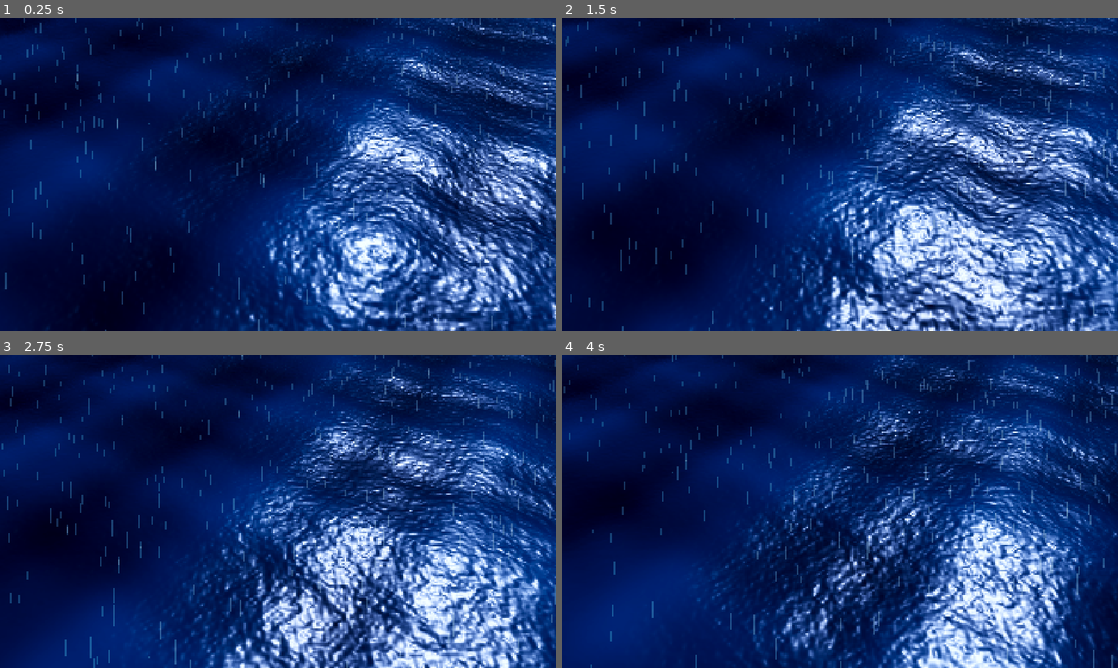
Above: before the commit, frames 1-4 (two rows, left to right).
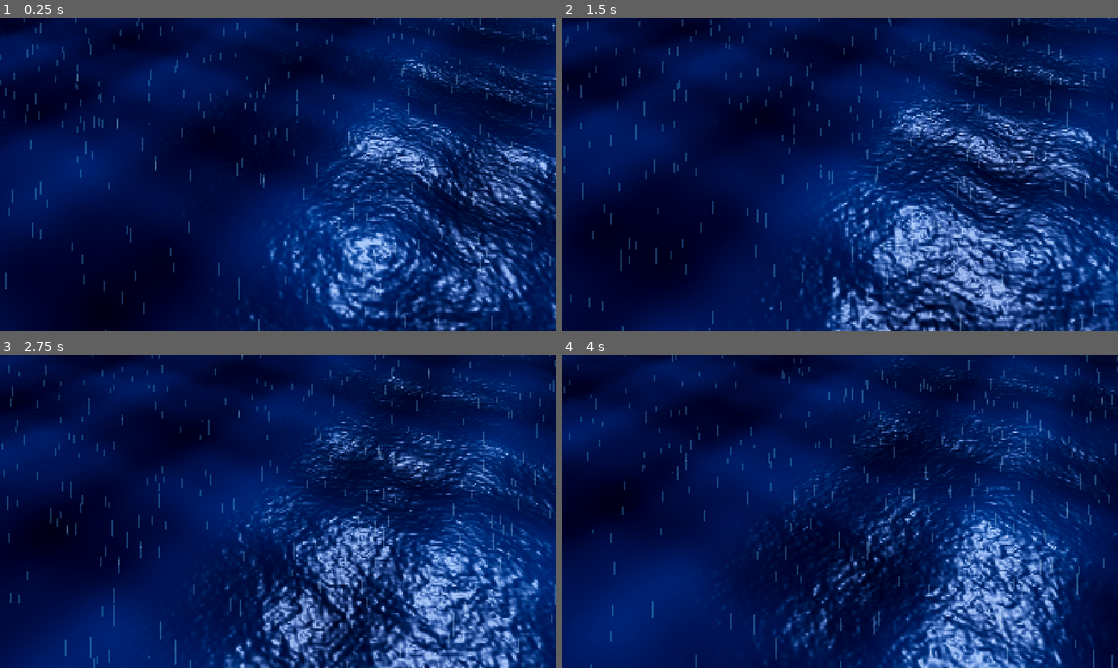
Above: after the commit, the same moments.

Repository: SilasSch/modern-ships
Game: Godot game, scene res://debug/sandbox.tscn
Two runs of this game, one before a commit and one after it. Both use one fixed random seed, a clock stepped at 60 frames per second and the inputs below. The project has no main scene, so this scene is started directly.
Inputs (mouse positions are in pixels of both pictures, inside the frame that each line leads up to):
- Up to frame 1 (0.25 s): no input
- Up to frame 2 (1.5 s): tap Enter at 0.5 s; move the mouse to (962, 158) at 0.52 s; hold D 0.53-1.25 s; hold Shift 0.53-1.25 s; click (962, 158) at 0.67 s; drag from (728, 190) to (812, 237) at 1.27 s
- Up to frame 3 (2.75 s): move the mouse to (333, 442) at 2.02 s; hold D from 2.03 s (still down); tap Ctrl at 2.1 s; click (333, 442) at 2.17 s
- Up to frame 4 (4 s): release D at 2.75 s; drag from (812, 574) to (673, 464) at 2.77 s; move the mouse to (1006, 558) at 3.52 s; hold A from 3.53 s (still down); tap Alt at 3.6 s; click (1006, 558) at 3.67 s

The runs differ from the first frame. In frame 1, 29% of the frame differs, in the area x 28-100%, y 0-100%; in frame 2, 35%; in frame 3, 35%, in the area x 26-100%, y 0-100%; in frame 4, 27%.

Commit message:
feat: player destroyer with inertia, turret, follow camera
Co-Authored-By: Claude Opus 5.5 <noreply@anthropic.com>
Claude-Session: https://claude.ai/code/session_01Vne2NQQEkUyhixftg4D17n

Diff:
--- /dev/null
+++ b/game/camera/follow_camera.gd
@@ -0,0 +1,62 @@
+class_name FollowCamera
+extends Camera3D
+## 2.5D chase camera: pitched view that trails the ship and leads toward the aim point.
+## Also projects the mouse onto the sea (y = 0) to set the ship's aim point.
+
+@export var target: PlayerShip
+@export var pitch_deg: float = 50.0
+@export var distance: float = 58.0
+@export var lead: float = 12.0
+@export var mouse_aim: bool = true
+
+var base_fov: float = 40.0
+var _focus: Vector3
+var _feel_offset := Vector3.ZERO
+var _kick: float = 0.0
+var _fov_add: float = 0.0
+var _charge_zoom: float = 0.0
+
+
+func _ready() -> void:
+	fov = base_fov
+	if target:
+		_focus = target.global_position
+
+
+func set_feel(offset: Vector3, kick: float, fov_add: float, charge_zoom: float) -> void:
+	_feel_offset = offset
+	_kick = kick
+	_fov_add = fov_add
+	_charge_zoom = charge_zoom
+
+
+func _process(delta: float) -> void:
+	if target == null:
+		return
+	if mouse_aim:
+		var hit: Variant = mouse_on_sea()
+		if hit != null:
+			target.aim_point = hit
+	var ship_pos := target.global_position
+	var to_aim := target.aim_point - ship_pos
+	to_aim.y = 0.0
+	var lead_vec := to_aim.limit_length(lead)
+	var desired := Vector3(ship_pos.x, 0.0, ship_pos.z) + lead_vec * (1.0 - _charge_zoom * 0.4)
+	_focus = _focus.lerp(desired, 1.0 - exp(-3.5 * delta))
+	var pitch := deg_to_rad(pitch_deg)
+	var dist := distance * (1.0 - _charge_zoom * 0.12) + _kick * 2.5
+	var offset := Vector3(0.0, sin(pitch), cos(pitch)) * dist
+	global_position = _focus + offset + _feel_offset
+	look_at(_focus + _feel_offset * 0.35, Vector3.UP)
+	fov = base_fov + _fov_add
+
+
+## Mouse ray hit on the plane y = 0, or null.
+func mouse_on_sea() -> Variant:
+	var mp := get_viewport().get_mouse_position()
+	var o := project_ray_origin(mp)
+	var d := project_ray_normal(mp)
+	if absf(d.y) < 0.0001:
+		return null
+	var t := -o.y / d.y
+	return o + d * t if t > 0.0 else null
--- /dev/null
+++ b/game/debug/scenarios/drive.gd
@@ -0,0 +1,30 @@
+extends RefCounted
+## Drives the player ship with simulated input to check movement, buoyancy, wake and turret.
+
+
+func run(c: Node) -> void:
+	var root: Node3D = c.get_tree().current_scene
+	(c.find("Camera") as Camera3D).queue_free()
+	var ship: PlayerShip = (load("res://ships/player_ship.tscn") as PackedScene).instantiate()
+	ship.use_device_input = false
+	root.add_child(ship)
+	var cam := FollowCamera.new()
+	cam.target = ship
+	cam.mouse_aim = false
+	root.add_child(cam)
+	cam.make_current()
+	(c.find("Weather") as Weather).follow = cam
+	ship.aim_point = Vector3(40, 0, -40)
+	ship.throttle_input = 1.0
+	await c.wait(1.5)
+	await c.shot("drive_0")
+	await c.wait(2.5)
+	await c.shot("drive_1")
+	ship.rudder_input = 1.0
+	ship.aim_point = Vector3(-60, 0, 0)
+	await c.wait(3.0)
+	await c.shot("drive_turn")
+	ship.rudder_input = 0.0
+	ship.aim_point = ship.global_position + Vector3(0, 0, 60)
+	await c.wait(2.0)
+	await c.shot("drive_aim_aft")
--- /dev/null
+++ b/game/main/input_setup.gd
@@ -0,0 +1,25 @@
+class_name InputSetup
+extends RefCounted
+## Registers the game's input actions (physical keys, layout independent).
+
+
+static func ensure() -> void:
+	_key(&"move_forward", KEY_W)
+	_key(&"move_back", KEY_S)
+	_key(&"rudder_left", KEY_A)
+	_key(&"rudder_right", KEY_D)
+	_key(&"pause", KEY_ESCAPE)
+	if not InputMap.has_action(&"fire"):
+		InputMap.add_action(&"fire")
+		var mb := InputEventMouseButton.new()
+		mb.button_index = MOUSE_BUTTON_LEFT
+		InputMap.action_add_event(&"fire", mb)
+
+
+static func _key(action: StringName, key: Key) -> void:
+	if InputMap.has_action(action):
+		return
+	InputMap.add_action(action)
+	var ev := InputEventKey.new()
+	ev.physical_keycode = key
+	InputMap.action_add_event(action, ev)
--- /dev/null
+++ b/game/ships/player_ship.gd
@@ -0,0 +1,144 @@
+class_name PlayerShip
+extends Node3D
+## The player's stealth destroyer: inertial movement, buoyancy, railgun turret, recoil.
+
+signal fired(shot: RailgunShot, origin: Vector3, dir: Vector3)
+signal misfired()
+signal damaged(amount: float)
+signal died()
+signal charge_started()
+
+const MODEL := preload("res://assets/models/destroyer.glb")
+const HIT_RADIUS := 4.0
+
+var motion := ShipMotion.new(Tuning.MAX_SPEED, Tuning.MAX_REVERSE, Tuning.ACCEL, Tuning.TURN_RATE)
+var turret := TurretAim.new()
+var railgun := RailgunState.new()
+var health := Health.new(Tuning.PLAYER_HULL)
+var aim_point: Vector3 = Vector3(0, 0, -100)
+var input_enabled: bool = true
+var use_device_input: bool = true
+var throttle_input: float = 0.0
+var rudder_input: float = 0.0
+var blockers: Array = []
+var recoil: float = 0.0
+
+var model: Node3D
+var turret_pivot: Node3D
+var railgun_mesh: Node3D
+var muzzle: Node3D
+var _ocean: Ocean
+var _railgun_rest: Vector3
+
+
+func _ready() -> void:
+	InputSetup.ensure()
+	model = MODEL.instantiate()
+	model.name = "Model"
+	add_child(model)
+	turret_pivot = model.get_node("TurretPivot")
+	railgun_mesh = model.get_node("TurretPivot/Railgun")
+	muzzle = model.get_node("TurretPivot/Railgun/Muzzle")
+	_railgun_rest = railgun_mesh.position
+	motion.position = Vector2(position.x, position.z)
+	motion.heading = rotation.y
+	_ocean = get_tree().get_first_node_in_group(&"ocean") as Ocean
+
+
+func _notification(what: int) -> void:
+	if what == NOTIFICATION_APPLICATION_FOCUS_OUT:
+		railgun.cancel()
+
+
+func _unhandled_input(event: InputEvent) -> void:
+	if not use_device_input:
+		return
+	if event.is_action_pressed(&"fire"):
+		_handle_fire_input(true)
+	elif event.is_action_released(&"fire"):
+		_handle_fire_input(false)
+
+
+func _handle_fire_input(pressed: bool) -> void:
+	if not input_enabled or health.is_dead():
+		railgun.cancel()
+		return
+	if pressed:
+		var was_ready := railgun.state == RailgunState.State.READY
+		railgun.press()
+		if was_ready and railgun.state == RailgunState.State.CHARGING:
+			charge_started.emit()
+		return
+	var shot := railgun.release()
+	if shot == null:
+		return
+	var origin := muzzle_transform().origin
+	var f := ShipMotion.forward_of(turret.world_yaw(motion.heading))
+	recoil = 1.0
+	fired.emit(shot, origin, Vector3(f.x, 0.0, f.y))
+
+
+func _process(delta: float) -> void:
+	if use_device_input:
+		var active := input_enabled and not health.is_dead()
+		throttle_input = Input.get_axis(&"move_back", &"move_forward") if active else 0.0
+		rudder_input = Input.get_axis(&"rudder_right", &"rudder_left") if active else 0.0
+	if health.is_dead():
+		throttle_input = 0.0
+		rudder_input = 0.0
+	motion.step(throttle_input, rudder_input, delta)
+	motion.resolve_blockers(blockers, HIT_RADIUS)
+	var to_aim := Vector2(aim_point.x, aim_point.z) - motion.position
+	if to_aim.length() > 1.0 and not health.is_dead():
+		turret.step(ShipMotion.yaw_of(to_aim), motion.heading, delta)
+	if railgun.tick(delta):
+		apply_damage(Tuning.MISFIRE_SELF_DAMAGE)
+		misfired.emit()
+	recoil *= exp(-3.2 * delta)
+	_apply_transform()
+	if _ocean:
+		_ocean.set_wake(0, global_position, motion.heading, motion.speed)
+
+
+func _apply_transform() -> void:
+	var back := -ShipMotion.forward_of(motion.heading) * recoil * 0.7
+	var x := motion.position.x + back.x
+	var z := motion.position.y + back.y
+	var t := _ocean.time if _ocean else 0.0
+	var amp := _ocean.wave_amp if _ocean else 0.0
+	var f := ShipMotion.forward_of(motion.heading)
+	var side := Vector2(-f.y, f.x)
+	var h_bow := Ocean.wave_height(x + f.x * 9.0, z + f.y * 9.0, t, amp)
+	var h_stern := Ocean.wave_height(x - f.x * 9.0, z - f.y * 9.0, t, amp)
+	var h_port := Ocean.wave_height(x + side.x * 2.5, z + side.y * 2.5, t, amp)
+	var h_star := Ocean.wave_height(x - side.x * 2.5, z - side.y * 2.5, t, amp)
+	position = Vector3(x, (h_bow + h_stern + h_port + h_star) * 0.25 * 0.6, z)
+	rotation = Vector3(atan2(h_bow - h_stern, 18.0) * 0.6 + recoil * 0.035, motion.heading, atan2(h_port - h_star, 5.0) * -0.5)
+	turret_pivot.rotation.y = turret.angle
+	railgun_mesh.position = _railgun_rest + Vector3(0, 0, recoil * 0.9)
+
+
+func apply_damage(amount: float) -> void:
+	if health.is_dead():
+		return
+	var killed := health.damage(amount)
+	damaged.emit(amount)
+	if killed:
+		railgun.cancel()
+		died.emit()
+
+
+func muzzle_transform() -> Transform3D:
+	return muzzle.global_transform
+
+
+func get_hit_center() -> Vector2:
+	return motion.position
+
+
+func get_hit_radius() -> float:
+	return HIT_RADIUS
+
+
+func can_be_hit() -> bool:
+	return not health.is_dead()
--- /dev/null
+++ b/game/ships/player_ship.tscn
@@ -0,0 +1,6 @@
+[gd_scene load_steps=2 format=3]
+
+[ext_resource type="Script" path="res://ships/player_ship.gd" id="1"]
+
+[node name="PlayerShip" type="Node3D"]
+script = ExtResource("1")
--- /dev/null
+++ b/game/tests/test_player_ship.gd
@@ -0,0 +1,74 @@
+extends GutTest
+
+const PlayerShipScene := preload("res://ships/player_ship.tscn")
+
+var ship: PlayerShip
+
+
+func before_each() -> void:
+	ship = PlayerShipScene.instantiate()
+	add_child_autofree(ship)
+	ship.aim_point = Vector3(0, 0, -100)
+
+
+func test_focus_out_cancels_charge() -> void:
+	ship._handle_fire_input(true)
+	assert_eq(ship.railgun.state, RailgunState.State.CHARGING)
+	ship._notification(NOTIFICATION_APPLICATION_FOCUS_OUT)
+	assert_eq(ship.railgun.state, RailgunState.State.READY)
+
+
+func test_dead_ship_ignores_fire() -> void:
+	watch_signals(ship)
+	ship.health.damage(1000.0)
+	ship._handle_fire_input(true)
+	ship.railgun.tick(1.3)
+	ship._handle_fire_input(false)
+	assert_signal_not_emitted(ship, "fired")
+	assert_eq(ship.railgun.state, RailgunState.State.READY)
+
+
+func test_charge_started_signal() -> void:
+	watch_signals(ship)
+	ship._handle_fire_input(true)
+	assert_signal_emitted(ship, "charge_started")
+
+
+func test_fire_emits_signal_with_muzzle_origin() -> void:
+	watch_signals(ship)
+	ship._handle_fire_input(true)
+	ship.railgun.tick(1.2)
+	var expected_origin := ship.muzzle_transform().origin
+	ship._handle_fire_input(false)
+	assert_signal_emitted(ship, "fired")
+	var params: Array = get_signal_parameters(ship, "fired")
+	assert_almost_eq((params[1] as Vector3).distance_to(expected_origin), 0.0, 0.001)
+	var dir := params[2] as Vector3
+	assert_almost_eq(dir.y, 0.0, 0.0001)
+	assert_almost_eq(dir.length(), 1.0, 0.0001)
+
+
+func test_misfire_damages_self() -> void:
+	watch_signals(ship)
+	ship.railgun.heat = 0.99
+	ship._handle_fire_input(true)
+	for i in 30:
+		ship._process(0.1)
+	assert_signal_emitted(ship, "misfired")
+	assert_almost_eq(ship.health.hp, Tuning.PLAYER_HULL - Tuning.MISFIRE_SELF_DAMAGE, 0.001)
+
+
+func test_apply_damage_emits_died_once() -> void:
+	watch_signals(ship)
+	ship.apply_damage(1000.0)
+	ship.apply_damage(10.0)
+	assert_signal_emit_count(ship, "died", 1)
+	assert_false(ship.can_be_hit())
+
+
+func test_moves_forward_with_input() -> void:
+	ship.use_device_input = false
+	ship.throttle_input = 1.0
+	for i in 60:
+		ship._process(1.0 / 30.0)
+	assert_lt(ship.global_position.z, -1.0)
--- a/game/world/ocean.gd
+++ b/game/world/ocean.gd
@@ -14,9 +14,11 @@
 var _beam_from := Vector2.ZERO
 var _beam_to := Vector2(0.01, 0.0)
 var _beam_glow: float = 0.0
+var _wakes := PackedVector4Array([Vector4(), Vector4(), Vector4(), Vector4(), Vector4(), Vector4(), Vector4(), Vector4()])
 
 
 func _init() -> void:
+	add_to_group(&"ocean")
 	var plane := PlaneMesh.new()
 	plane.size = Vector2(SIZE, SIZE)
 	plane.subdivide_width = SUBDIV
@@ -62,6 +64,11 @@
 	_beam_glow = amount
 
 
+## Kelvin wake behind a moving ship. slot 0..7; speed 0 disables.
+func set_wake(slot: int, pos: Vector3, heading: float, speed: float) -> void:
+	_wakes[slot] = Vector4(pos.x, pos.z, heading, speed)
+
+
 func _process(delta: float) -> void:
 	time += delta
 	effects.tick(delta)
@@ -74,3 +81,4 @@
 	mat.set_shader_parameter("charge", Vector3(effects.charge_pos.x, effects.charge_pos.y, effects.charge_amount))
 	mat.set_shader_parameter("beam_glow_line", Vector4(_beam_from.x, _beam_from.y, _beam_to.x, _beam_to.y))
 	mat.set_shader_parameter("beam_glow", _beam_glow)
+	mat.set_shader_parameter("wakes", _wakes)
--- a/game/world/ocean.gdshader
+++ b/game/world/ocean.gdshader
@@ -19,6 +19,7 @@
 uniform vec3 charge = vec3(0.0); // x, z, amount
 uniform vec4 beam_glow_line = vec4(0.0, 0.0, 0.01, 0.0);
 uniform float beam_glow = 0.0;
+uniform vec4 wakes[8];           // x, z, heading, speed
 
 varying vec3 v_world;
 varying float v_foam;
@@ -65,6 +66,22 @@
 		float e = exp(-r.z * 1.3) * r.w;
 		h += 0.9 * exp(-sq(di - ri) / 3.0) * e - 1.4 * exp(-di * di / 8.0) * e * exp(-r.z * 2.0);
 		foam += (exp(-sq(di - ri) / 3.0) + exp(-di * di / 14.0) * 1.4) * e;
+	}
+	for (int i = 0; i < 8; i++) {
+		vec4 w = wakes[i];
+		if (abs(w.w) < 0.3) continue;
+		vec2 fwd = vec2(-sin(w.z), -cos(w.z));
+		vec2 rel = p - w.xy;
+		float behind = -dot(rel, fwd);
+		if (behind < -6.0) continue;
+		float lat = abs(rel.x * fwd.y - rel.y * fwd.x);
+		float spd = clamp(abs(w.w) / 14.0, 0.0, 1.0);
+		float len = 20.0 + 70.0 * spd;
+		float fade = (1.0 - smoothstep(0.0, len, behind)) * spd;
+		float arm = 1.6 + max(behind, 0.0) * 0.36;
+		foam += exp(-sq(lat - arm) / (0.35 + behind * 0.03)) * fade * step(0.0, behind) * 0.55;
+		foam += exp(-sq(lat) / (1.2 + behind * 0.08)) * fade * smoothstep(-6.0, 4.0, behind) * 0.65;
+		h -= exp(-sq(lat) / 3.0) * fade * 0.25 * step(0.0, behind);
 	}
 	float c2 = charge.z * charge.z;
 	if (c2 > 0.0) {
--- a/game/world/storm_environment.gd
+++ b/game/world/storm_environment.gd
@@ -41,6 +41,7 @@
 	moon.light_color = Color("#9fb8ff")
 	moon.light_energy = 0.65
 	moon.light_volumetric_fog_energy = 0.3
+	moon.light_specular = 0.3
 	moon.rotation_degrees = Vector3(-50.0, 155.0, 0.0)
 	moon.shadow_enabled = true
 	add_child(moon)
Not shown, added: game/camera/follow_camera.gd.uid
Not shown, added: game/debug/scenarios/drive.gd.uid
Not shown, added: game/main/input_setup.gd.uid
Not shown, added: game/ships/player_ship.gd.uid
Not shown, added: game/tests/test_player_ship.gd.uid
